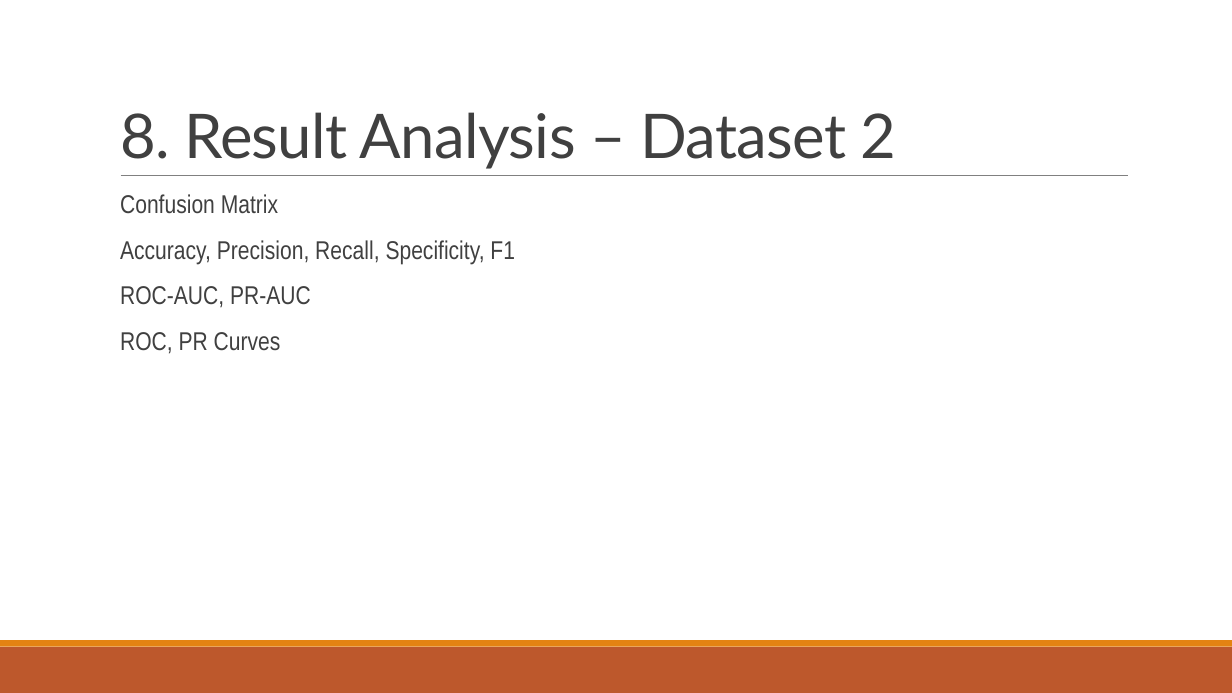
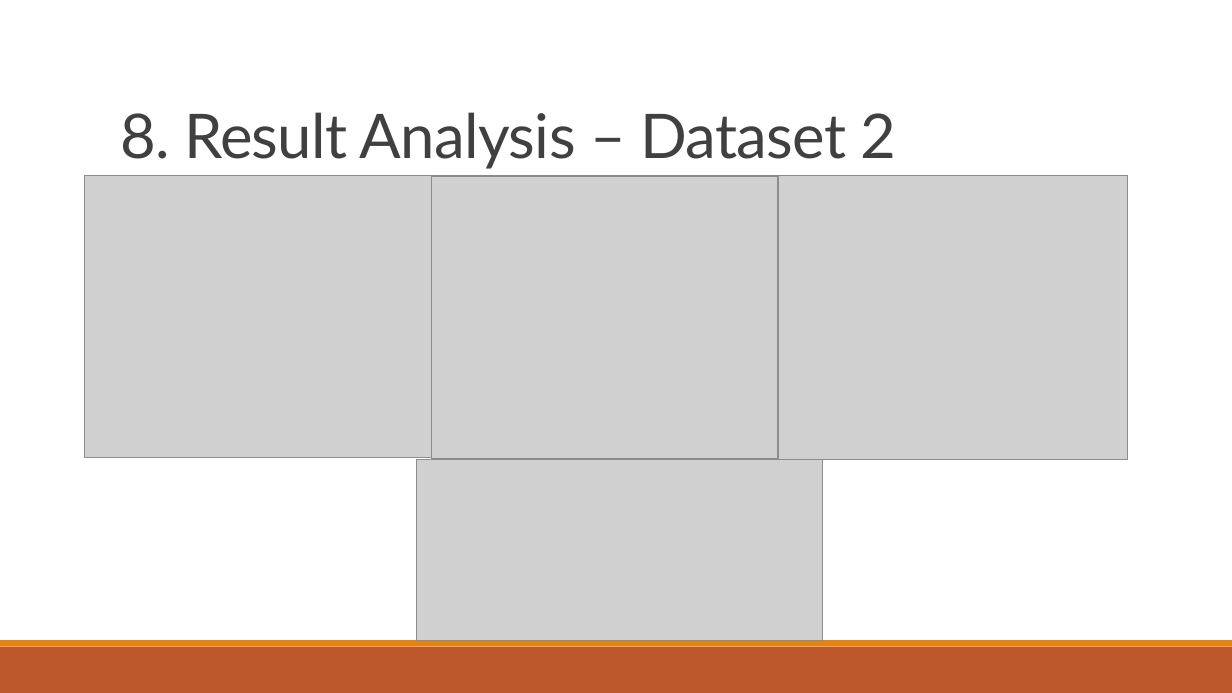
Before and after one commit to akay6483/mmml-ecommerce, a slide deck: slide 9 of docs/23CSE301_A8.pptx. Drawn at 1232x693 pixels with LibreOffice and Linux fonts; fonts in the diff are those of the drawing; grey boxes stand for pictures; background and template pictures are left out. Boxes give left, top, right and bottom in pixels: in the first picture for what was removed or moved away, otherwise in the second. Text is boxed around its words. In the diff, an @@ line names an element or a change of style, - is before the commit and + after.

```diff
--- a/docs/23CSE301_A8.pptx
+++ b/docs/23CSE301_A8.pptx
@@ picture added at box(84, 176, 432, 457) @@
@@ picture added at box(432, 176, 777, 458) @@
@@ picture added at box(778, 176, 1128, 458) @@
@@ text removed at box(120, 194, 515, 354) @@
-  Confusion Matrix
-  Accuracy, Precision, Recall, Specificity, F1
-  ROC-AUC, PR-AUC
-  ROC, PR Curves
@@ picture added at box(416, 459, 823, 640) @@
```
Also in this commit, not shown: 1 other slide changed.
